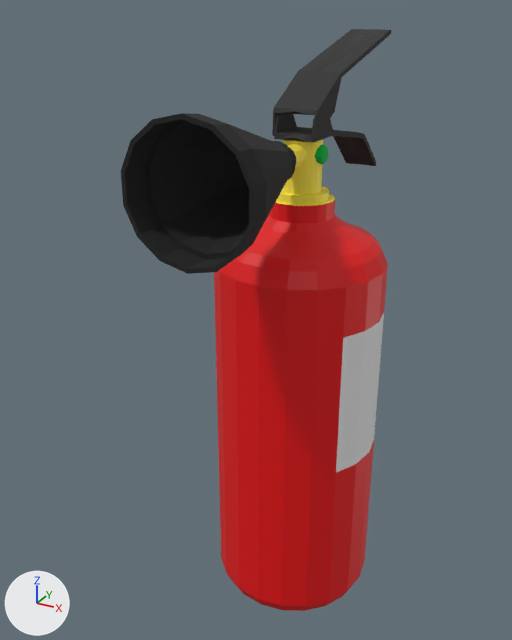
Two versions of the FBX model Assets/GameAssets/Extinguisher/extinguisher.fbx, one commit apart.
The view is the same before and after, from a 50 mm lens placed at (0.268, -0.655, 0.111), pointed at (-0.035, -0.103, -0.165). Every picture has the same lights, and +X, +Y and +Z are marked at lower left.

In view in the first picture: 'Base', 'Handle'.
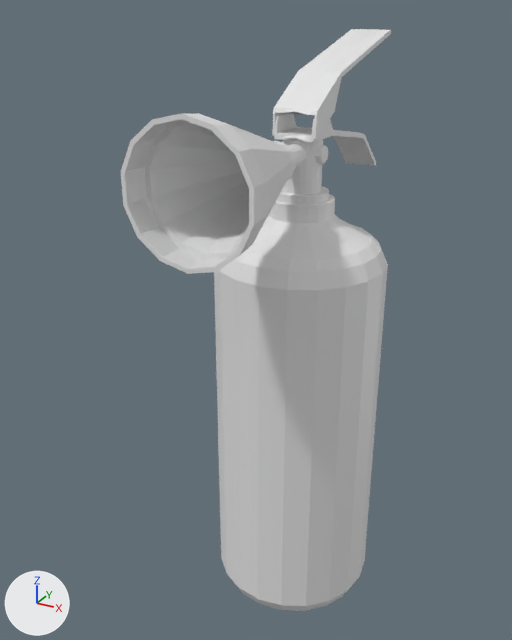
Where the change shows, as pixel boxes [x1, y1, x2, y2] in the pictures (512 x 640 px):
'Base', recoloured: [121, 113, 388, 611] in both
'Handle', recoloured (black to white): [272, 29, 391, 140] in both

The edits, one by one:
me_cube_003 has 68 vertices, 139 faces and spans x -0.02..0.02, y -0.001..0.173, z -0.001..0.08.
me_cube_003 no longer uses material mat_1mat.
me_cube_002 has 597 vertices, 1172 faces and spans x -0.081..0.081, y -0.267..0.066, z -0.474..0.049.
me_cube_002 no longer uses material mat_1mat.
